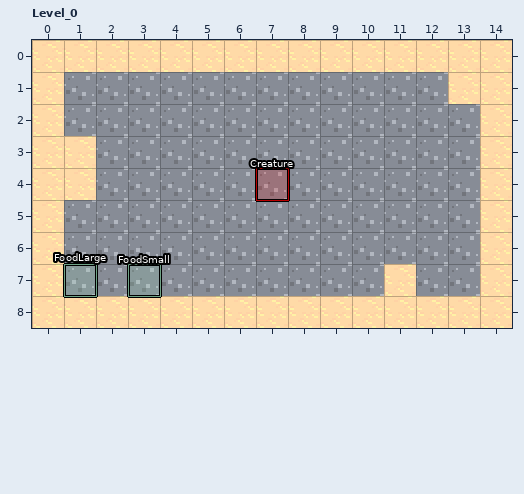
One commit to this LDtk project: media/maps/world_0.ldtk. Above is the file before it was changed.
Cells are 16x16 px. Shown: Level_0 x 0..14, y 0..8.
The same view after the edit:
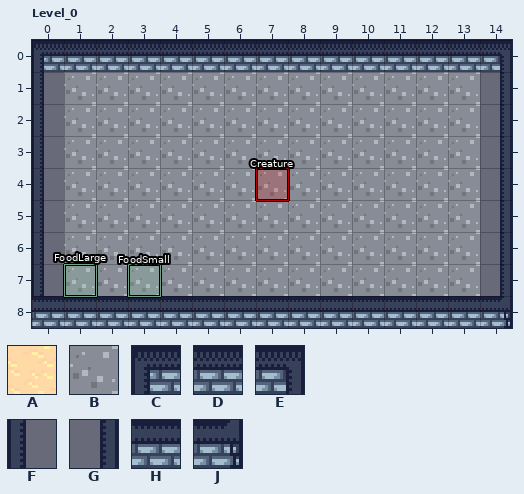
Key: from "Ground": A 3 "Water", B 4 "Grass"; from "Wall_tiles": C 0, D 1, E 2, F 6, G 8, H 10, J 11.
_ is an empty cell, . an unchanged one.
Tiles of an added or newly shown layer are drawn over the layers below it.
Difference:
--- layer "Ground"
@@ x 0..14 @@
-0 AAAAAAAAAAAAAAA
-1 A............AA
-2 A.............A
-3 AA............A
-4 AA............A
-5 A.............A
-6 A.............A
-7 A..........A..A
-8 AAAAAAAAAAAAAAA
+0 _______________
+1 _............B_
+2 _............._
+3 _B............_
+4 _B............_
+5 _............._
+6 _............._
+7 _..........B.._
+8 _______________
--- layer "Walls" (added)
@@ x 0..14 @@
-0 _______________
-1 _............._
-2 _............._
-3 _............._
-4 _............._
-5 _............._
-6 _............._
-7 _............._
-8 _______________
+0 CDDDDDDDDDDDDDE
+1 F.............G
+2 F.............G
+3 F.............G
+4 F.............G
+5 F.............G
+6 F.............G
+7 F.............G
+8 HHHHHHHHHHHHHHJ
